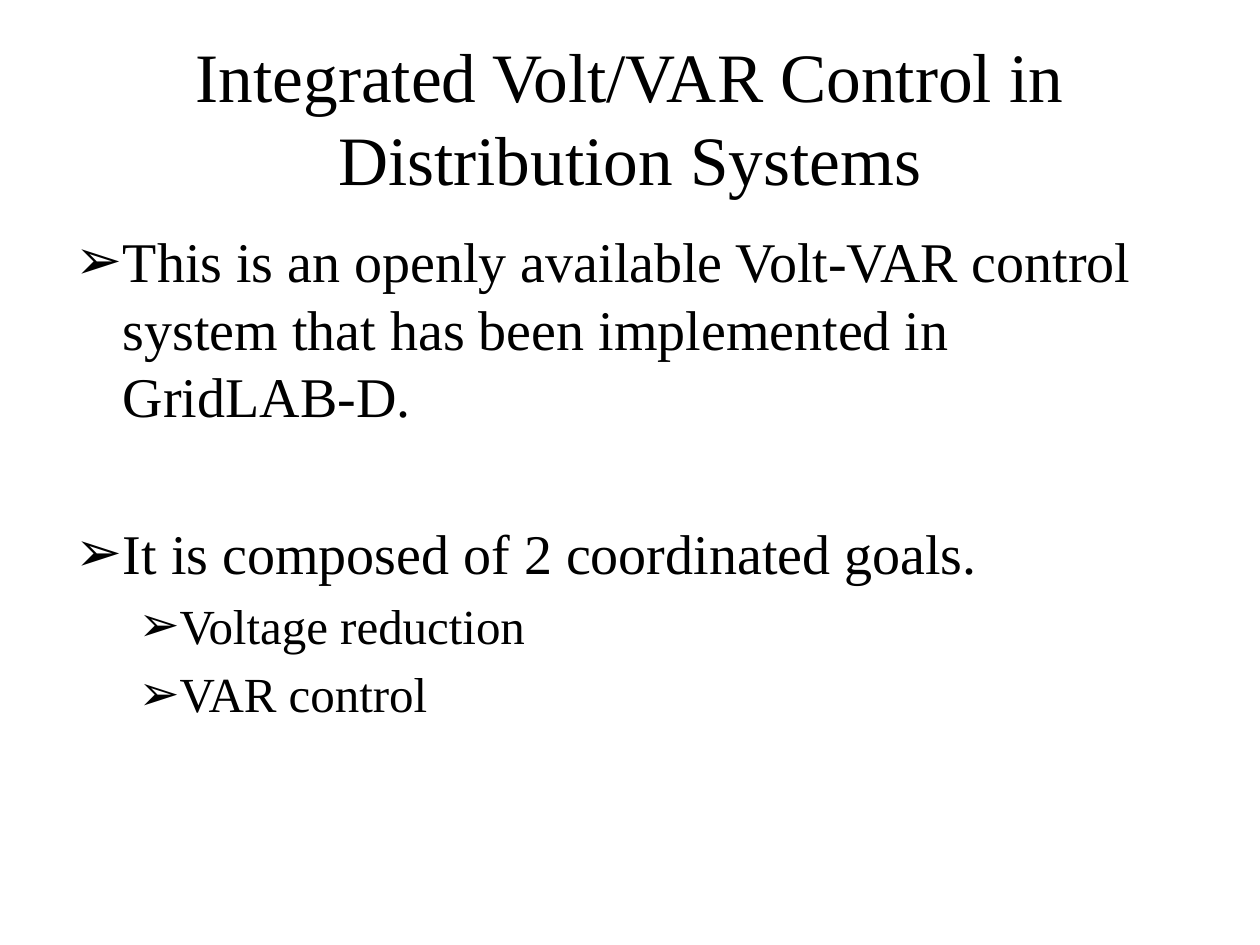
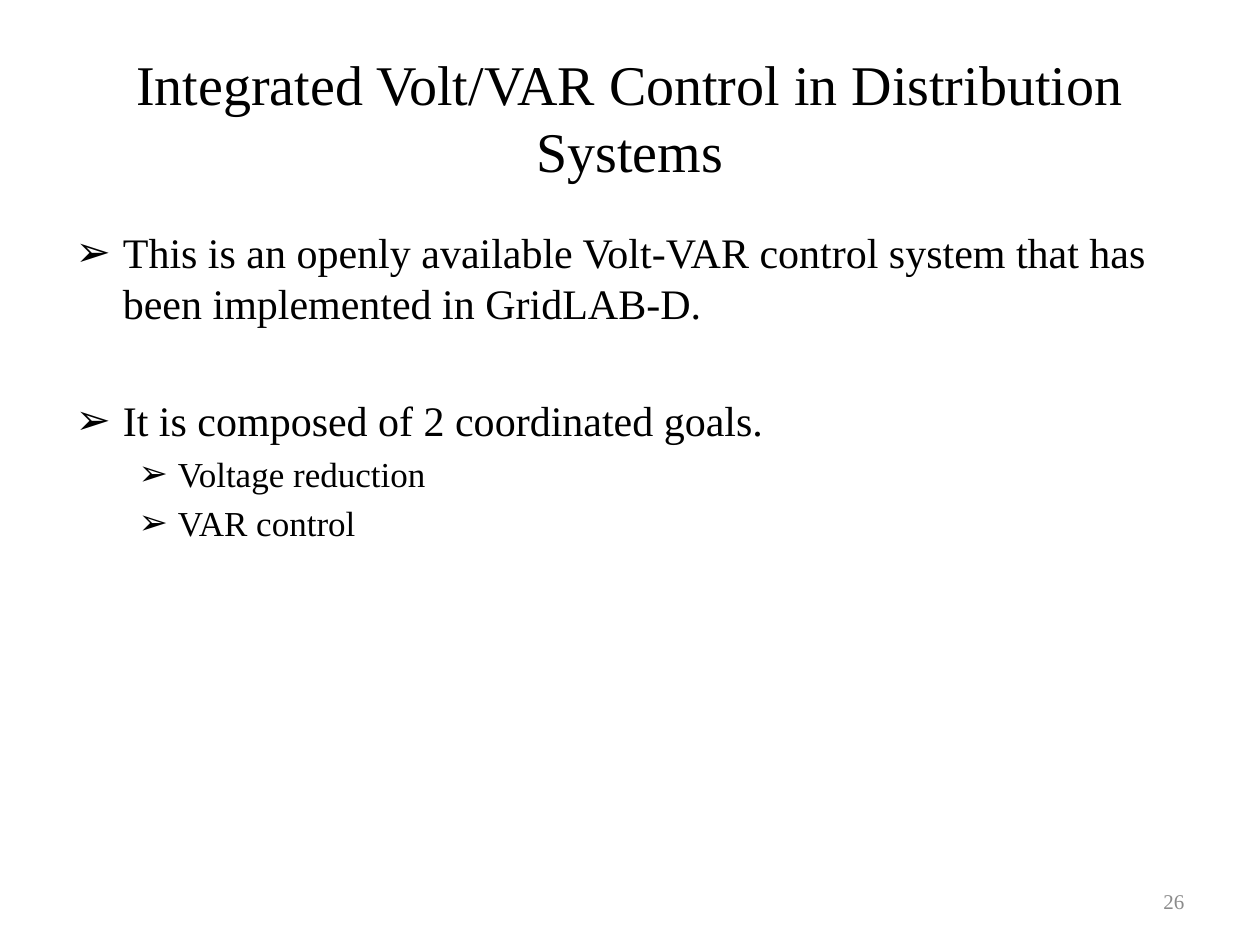
Before and after one commit to gridlab-d/course, a slide deck: slide 26 of University of Washington Class/Module 6 - Volt-VAR Optimization.pptx (slide 25 before the commit). Drawn at 1260x945 pixels with LibreOffice and Linux fonts; fonts in the diff are those of the drawing. Boxes give left, top, right and bottom in pixels: in the first picture for what was removed or moved away, otherwise in the second. Text is boxed around its words. In the diff, an @@ line names an element or a change of style, - is before the commit and + after.

```diff
--- a/University of Washington Class/Module 6 - Volt-VAR Optimization.pptx
+++ b/University of Washington Class/Module 6 - Volt-VAR Optimization.pptx
@@ title "Integrated Volt/VAR Control in Distribution ..." at (x1=136, y1=66, x2=1123, y2=183): size 39.6 to 32 pt @@
@@ text "This is an openly available ..." at (x1=123, y1=239, x2=1145, y2=537): size 32 to 24 pt in "This is an openly available Volt-VAR control ...", "It is composed of 2 coordinated goals."; size 28 to 20 pt in "Voltage reduction", "VAR control"; less space between paragraphs @@
@@ page number added at (x1=1163, y1=895, x2=1184, y2=909), 12 pt, text #8C8C8C @@
+26
```
Also in this commit, not shown: 29 other slides changed, 1 slide added, 7 other files.
